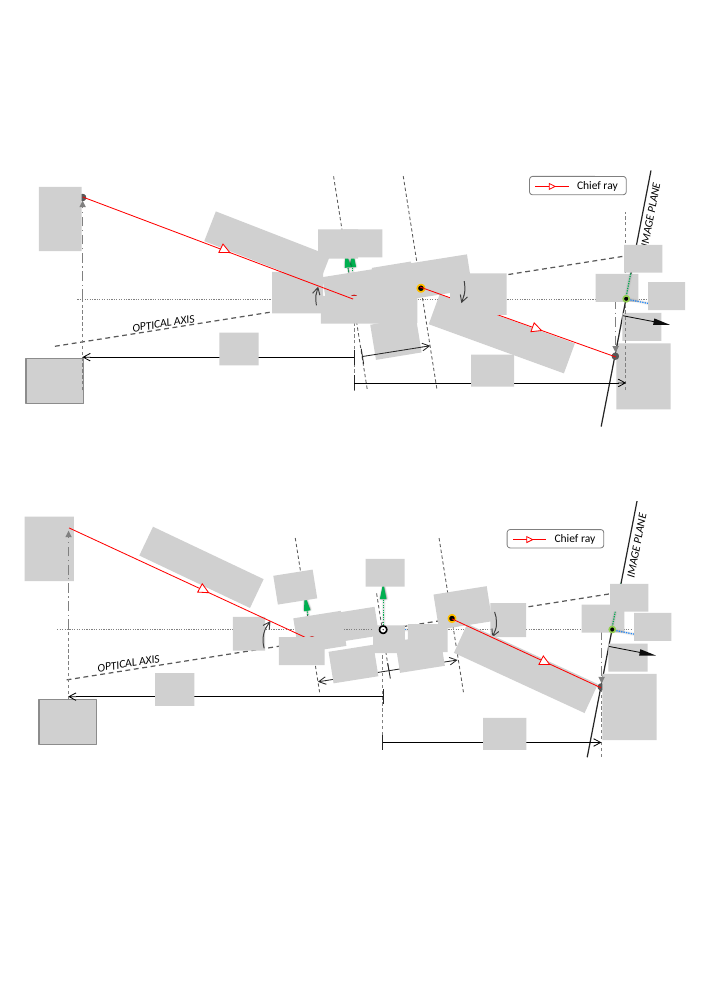
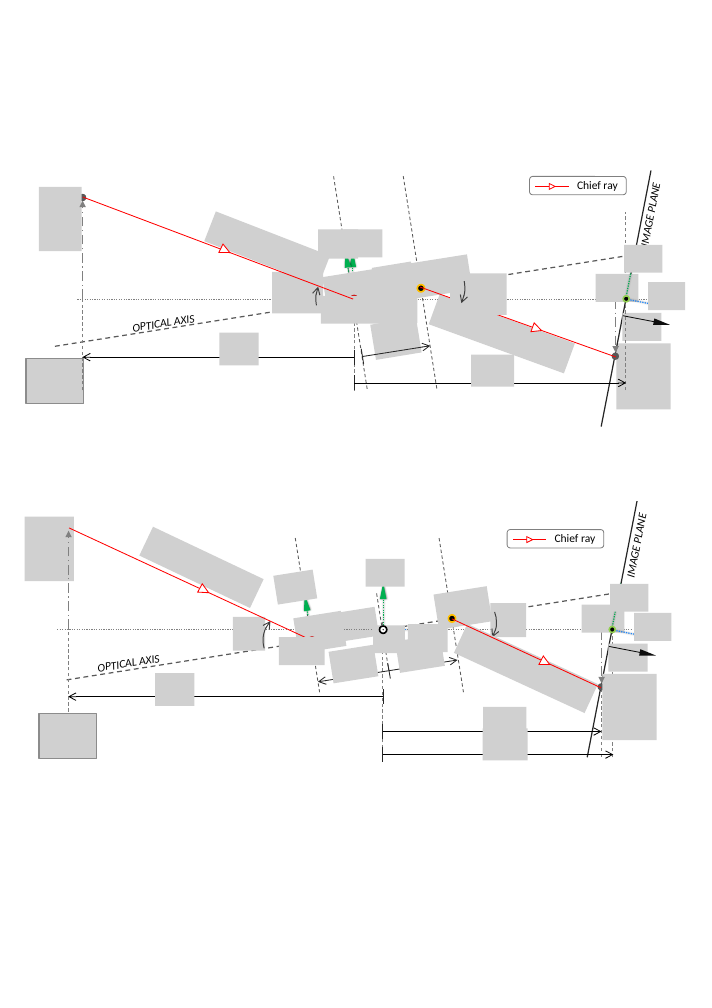
Before and after one commit to indranilsinharoy/phd-artifacts, a slide deck: slide 4 of chapters/chapter03_geometricmodel/figures/figures_PPT.pptx. Drawn at 712x1008 pixels with LibreOffice and Linux fonts; fonts in the diff are those of the drawing; grey boxes stand for pictures. Boxes give left, top, right and bottom in pixels: in the first picture for what was removed or moved away, otherwise in the second. Text is boxed around its words. In the diff, an @@ line names an element or a change of style, - is before the commit and + after.

```diff
--- a/chapters/chapter03_geometricmodel/figures/figures_PPT.pptx
+++ b/chapters/chapter03_geometricmodel/figures/figures_PPT.pptx
@@ rectangle: place and size @@
-rectangle at [37, 497, 663, 761]
+rectangle at [37, 497, 663, 767]
@@ line moved from (383, 742) - (383, 623) to (383, 761) - (383, 623) @@
@@ picture: place and size @@
-picture at [39, 700, 97, 745]
+picture at [39, 714, 97, 759]
@@ 1 picture, 1 line, 1 arrow: place and size @@
-1 picture, 1 line, 1 arrow at [383, 718, 602, 750]
+1 picture, 1 line, 1 arrow at [383, 707, 602, 739]
@@ group added at [383, 628, 614, 763]: 2 lines, 1 arrow, 1 picture @@
```
Also in this commit, not shown: 4 other files.
